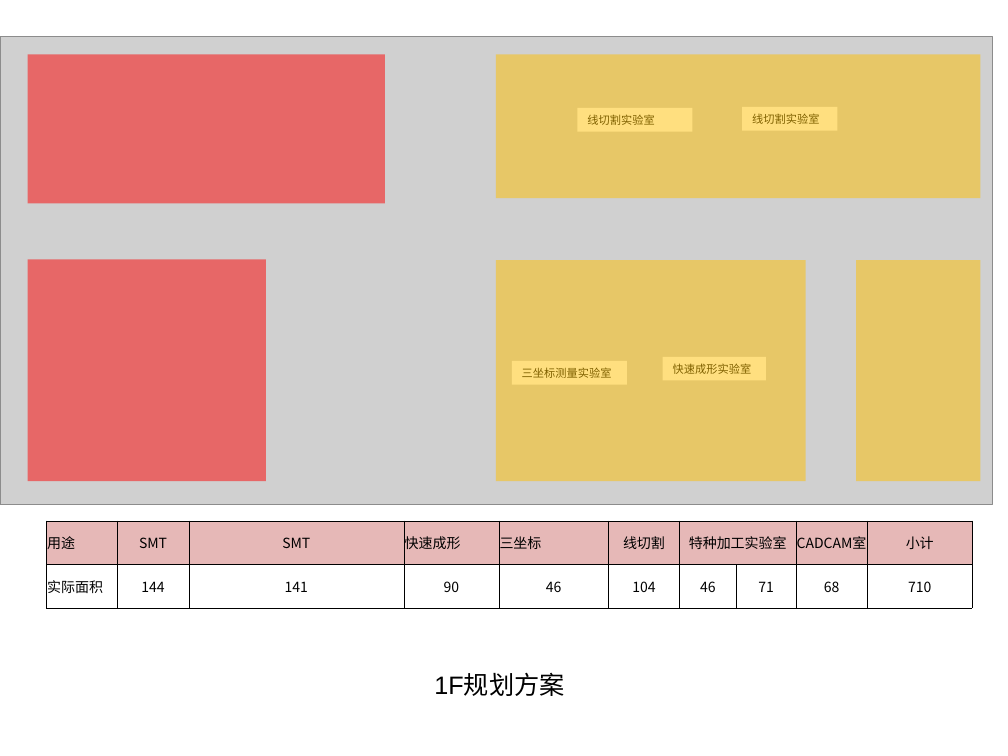
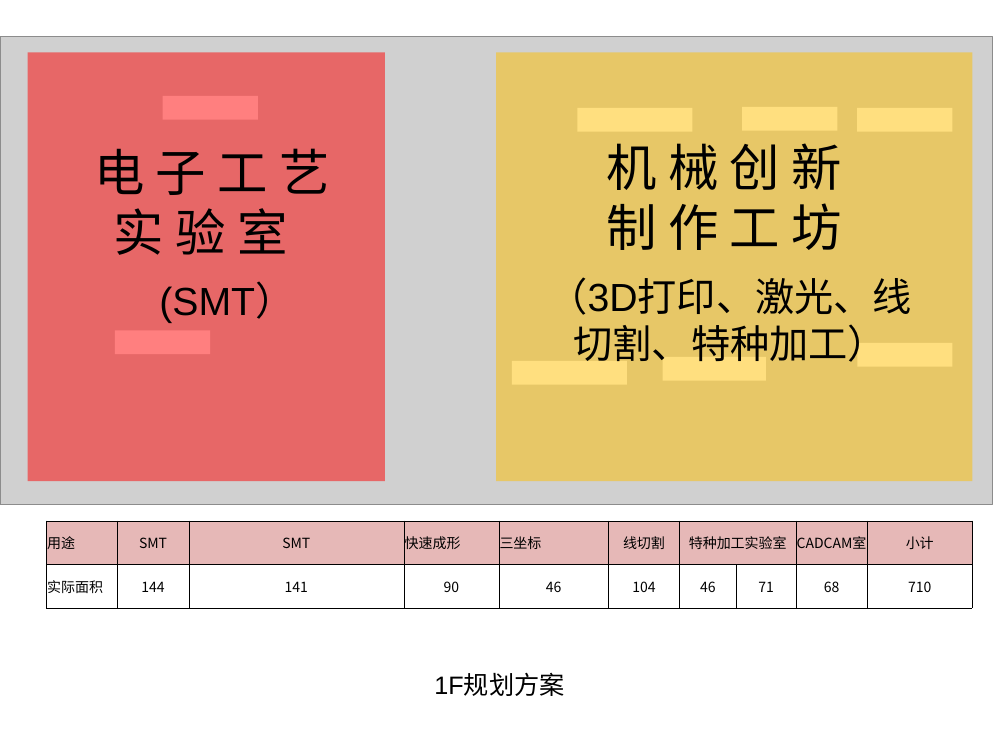
Before and after one commit to woodyme/i.center_my_workzone, a slide deck: slide 10 of 训练中心创客交叉融合空间建设/doc/训练中心搬迁规划草案.ppt (slide 8 before the commit). Drawn at 1008x756 pixels with LibreOffice and Linux fonts; fonts in the diff are those of the drawing; grey boxes stand for pictures. Boxes give left, top, right and bottom in pixels: in the first picture for what was removed or moved away, otherwise in the second. Text is boxed around its words. In the diff, an @@ line names an element or a change of style, - is before the commit and + after.

```diff
--- a/训练中心创客交叉融合空间建设/doc/训练中心搬迁规划草案.ppt
+++ b/训练中心创客交叉融合空间建设/doc/训练中心搬迁规划草案.ppt
@@ rectangle: place and size @@
-rectangle at (27, 54, 384, 204)
+rectangle at (27, 52, 384, 481)
@@ rectangle: place and size @@
-rectangle at (496, 54, 981, 199)
+rectangle at (496, 52, 973, 481)
@@ rectangle added at (162, 96, 257, 120), fill #FFFFFF @@
@@ text in rectangle at (587, 115, 654, 125): text removed @@
-线切割实验室
@@ text in rectangle at (752, 114, 819, 124): text removed @@
-线切割实验室
@@ rectangle added at (857, 108, 952, 132), fill #FFFFFF @@
@@ text added at (94, 148, 329, 255), 36 pt, text #000000 @@
+电 子 工 艺 实 验 室
@@ text added at (607, 143, 842, 250), 36 pt, text #000000 @@
+机 械 创 新 制 作 工 坊
@@ rectangle removed at (27, 259, 265, 481) @@
@@ rectangle removed at (496, 260, 805, 481) @@
@@ rectangle removed at (856, 260, 980, 481) @@
@@ text added at (159, 284, 294, 323), 28 pt, text #000000 @@
+(SMT）
@@ text added at (549, 277, 912, 362), 28 pt, text #000000 @@
+（3D打印、激光、线切割、特种加工）
@@ rectangle added at (115, 331, 210, 355), fill #FFFFFF @@
@@ rectangle added at (858, 343, 953, 367), fill #FFFFFF @@
@@ text in rectangle at (522, 368, 612, 378): text removed @@
-三坐标测量实验室
@@ text in rectangle at (673, 364, 752, 374): text removed @@
-快速成形实验室
```
Also in this commit, not shown: 8 other slides changed, 5 slides added, 1 slide removed.
